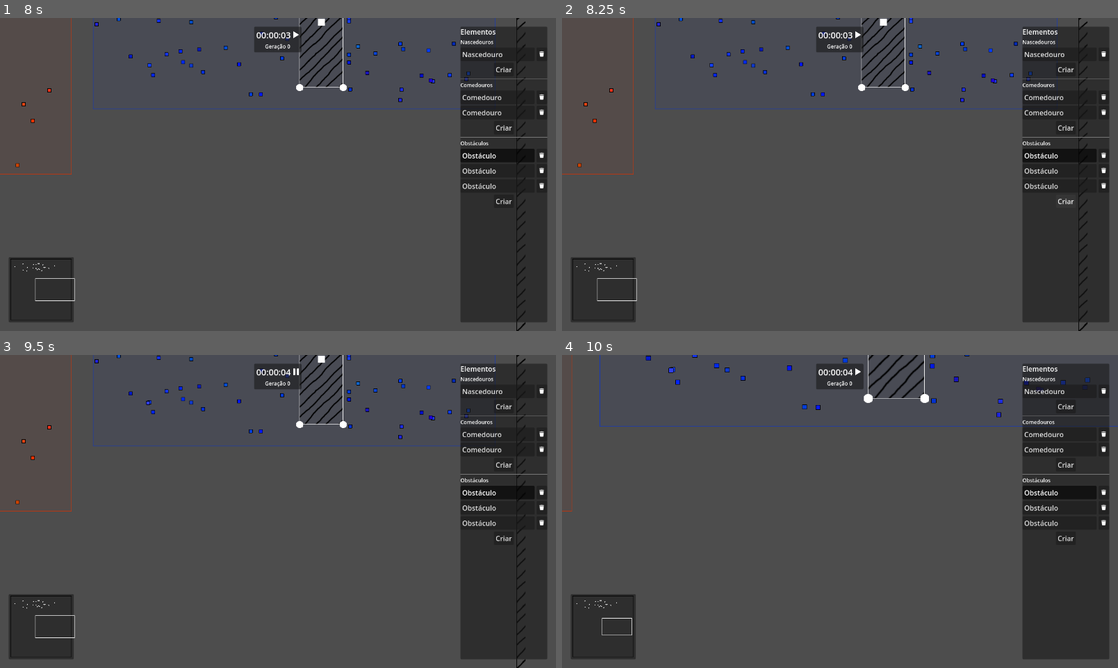
Above: before the commit, frames 1-4 (two rows, left to right).
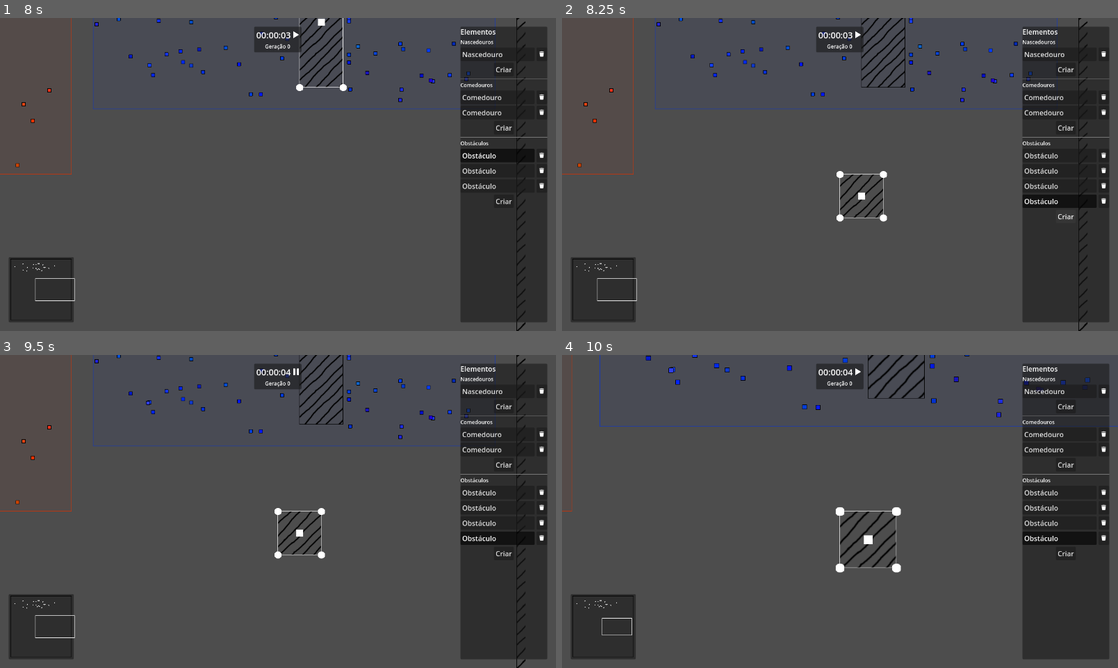
Above: after the commit, the same moments.

Repository: rodrigo-borges/attract-repel
Game: Godot game, scene res://world/world.tscn
Two runs of this game, one before a commit and one after it. Both use one fixed random seed, a clock stepped at 60 frames per second and the inputs below. The project has no main scene, so this scene is started directly.
Inputs (mouse positions are in pixels of both pictures, inside the frame that each line leads up to):
- Up to frame 1 (8 s): tap Enter at 0.5 s; move the mouse to (400, 158) at 0.52 s; hold D (right) 0.53-1.28 s; hold Delete (delete) 0.53-1.28 s; move the mouse to (166, 190) at 1.27 s; hold S (down) 1.28-2.03 s; tap F (follow) at 1.35 s; move the mouse to (333, 105) at 2.02 s; press the mouse at (333, 105) at 2.03 s; hold D (right) 2.03-2.78 s; move the mouse to (250, 237) at 2.77 s; release the mouse at (250, 237) at 2.78 s; hold W (up) 2.78-3.53 s; tap Middle mouse button (middle_click) at 2.85 s; move the mouse to (444, 221) at 3.52 s; hold A (left) 3.53-4.25 s; hold Tab (toggle_game_mode) 3.53-4.25 s; click "Nascedouro" at 4.25 s; click "Criar" at 5 s; click "Comedouro" at 5.75 s; click "Criar" at 6.5 s; click "Obstáculo" at 7.25 s
- Up to frame 2 (8.25 s): click "Criar" at 8 s
- Up to frame 3 (9.5 s): click (294, 370) at 8.75 s
- Up to frame 4 (10 s): tap Space (pause) at 9.5 s; move the mouse to (906, 423) at 9.52 s; hold A (left) from 9.53 s (still down); tap Mouse wheel up (zoom_in) at 9.6 s

Frame 1 is identical in both runs. In frame 2, 1.1% of the frame differs, in the area x 49-98%, y 0-66%; in frame 3, 1.0%; in frame 4, 1.2%, in the area x 49-98%, y 0-70%.

Commit message:
Permite criar novos obstáculos

Diff:
--- a/world/world.gd
+++ b/world/world.gd
@@ -18,6 +18,9 @@
 @onready var creature_spawner_list:Control = find_child("CreatureSpawners")
 @onready var food_spawner_list:Control = find_child("FoodSpawners")
 @onready var obstacle_list:Control = find_child("Obstacles")
+@onready var create_c_spawner_bt:Button = find_child("CreateCSpawnerBt")
+@onready var create_f_spawner_bt:Button = find_child("CreateFSpawnerBt")
+@onready var create_obstacle_bt:Button = find_child("CreateObstacleBt")
 var selected_world_element:Node2D
 var world_element_selector:WorldElementSelector
 var editable_rect:EditableRect
@@ -78,11 +81,7 @@
 	call_deferred("spawn_initial_food")
 
 	for obs in data.obstacles:
-		var obstacle = Obstacle.create(obs)
-		add_child(obstacle)
-		obstacles.append(obstacle)
-		var selector:WorldElementSelector = create_world_element_selector(obstacle, obs, "Obstáculo")
-		obstacle_list.add_child(selector)
+		create_obstacle(obs)
 
 	create_world_boundary(Vector2.DOWN, data.area.position.y)
 	create_world_boundary(Vector2.UP, -data.area.end.y)
@@ -108,6 +107,8 @@
 	camera.area = data.area
 	camera.set_position(data.area.position + data.area.size/2.)
 	camera.zoom_changed.connect(_on_world_camera_zoom_changed)
+
+	create_obstacle_bt.pressed.connect(create_obstacle)
 
 	toggle_sim_mode()
 
@@ -350,6 +351,7 @@
 			selected_world_element.update()
 			selected_world_element.set_visible(true))
 		selected_world_element = element
+		selector.select_button.set_pressed_no_signal(true)
 		world_element_selector = selector
 
 func deselect_world_element() -> void:
@@ -386,6 +388,19 @@
 	if selected_world_element != null:
 		delete_world_element(selected_world_element, world_element_selector)
 
+func create_obstacle(_data:ObstacleData=null) -> void:
+	if _data == null:
+		_data = ObstacleData.create(
+			Rect2(camera.position, Vector2(100.,100.)),
+			data.boundary_texture)
+	var obstacle = Obstacle.create(_data)
+	add_child(obstacle)
+	obstacles.append(obstacle)
+	var selector:WorldElementSelector = create_world_element_selector(obstacle, _data, "Obstáculo")
+	obstacle_list.add_child(selector)
+	if game_mode == "edit":
+		select_world_element(obstacle, selector)
+
 func _on_world_camera_zoom_changed() -> void:
 	if editable_rect != null:
 		editable_rect.camera_zoom = camera.zoom
--- a/world/world.tscn
+++ b/world/world.tscn
@@ -329,7 +329,7 @@
 [node name="Obstacles" type="VBoxContainer" parent="HUD/MarginContainer/WorldElements/MarginContainer/VBoxContainer/ScrollContainer/MarginContainer/VBoxContainer/VBoxContainer3"]
 layout_mode = 2
 
-[node name="CreateObstableBt" type="Button" parent="HUD/MarginContainer/WorldElements/MarginContainer/VBoxContainer/ScrollContainer/MarginContainer/VBoxContainer/VBoxContainer3"]
+[node name="CreateObstacleBt" type="Button" parent="HUD/MarginContainer/WorldElements/MarginContainer/VBoxContainer/ScrollContainer/MarginContainer/VBoxContainer/VBoxContainer3"]
 layout_mode = 2
 size_flags_horizontal = 4
 focus_mode = 0
Not shown, changed: README.md
